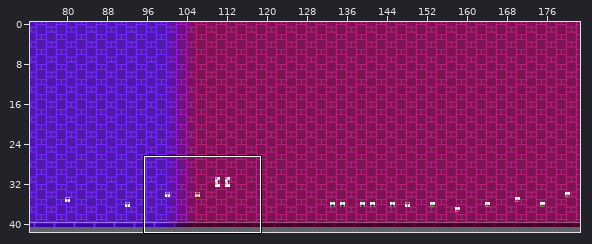
One commit to this Tiled map: levels/chr_data/tmx/ultiatedestruction.tmx. Above, an overview of the earlier version with the close-up marked.
Close-up. As it was:
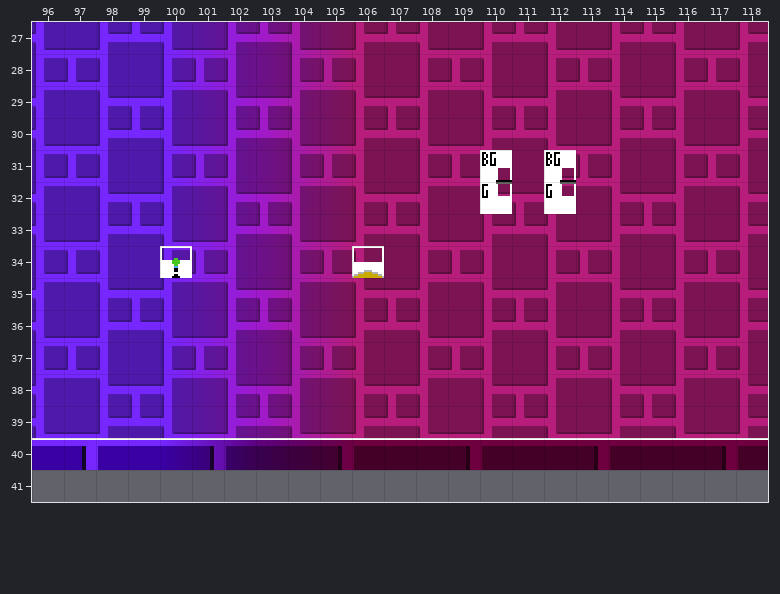
Cells are 16x16 px. Shown: x 96..118, y 27..41. The commit also changed other parts of the map, which this record leaves out. Not drawn, because the pictures are missing: unchanged layer "Layer 2".
Now the later version:
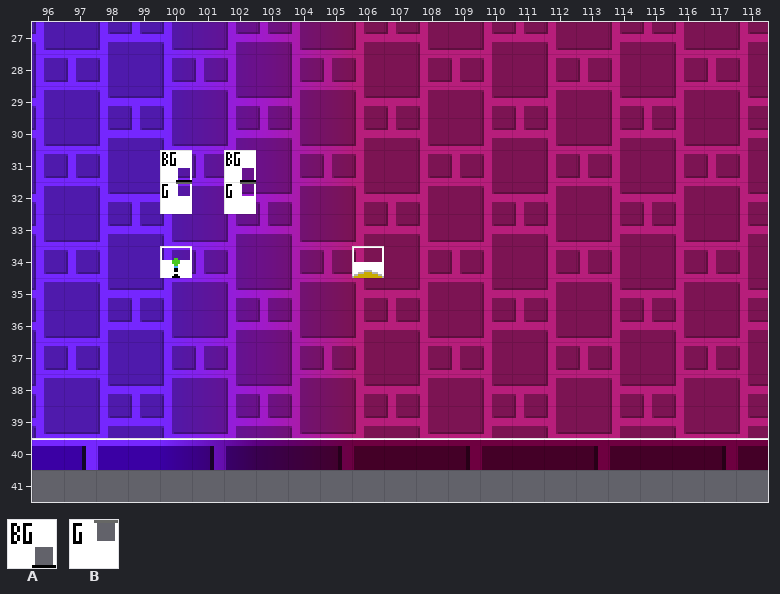
Key: from "sprites": A 256 "BG colour trigger", B 257 "Ground colour trigger".
Objects are placed by their top-left corner, in cells (3,4 is the top-left corner of cell 3,4); size is 1x1 cell unless given.
Diff:
--- layer "SP"
-A "BG colour trigger" at 110,31
+A "BG colour trigger" at 100,31
-A "BG colour trigger" at 112,31
+A "BG colour trigger" at 102,31
-B "Ground colour trigger" at 110,32
+B "Ground colour trigger" at 100,32
-B "Ground colour trigger" at 112,32
+B "Ground colour trigger" at 102,32
Changed places in both close-ups, as pixel boxes (x1, y1, x2, y2):
new place: (160, 150, 192, 214)
new place: (224, 150, 256, 214)
old place: (480, 150, 512, 214)
old place: (544, 150, 576, 214)
